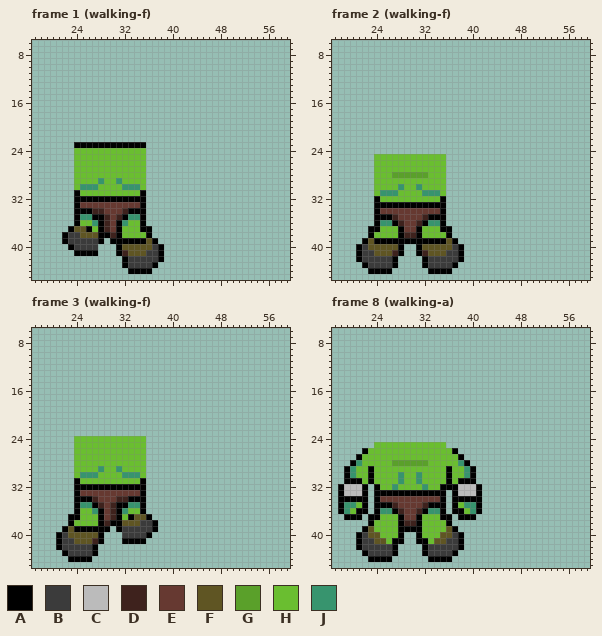
File history of a pixel-art file, art/sprites/orc.aseprite. This is how it looked before the edit.
60x66 pixels, 9 frames. Colours within 5 levels of each other are drawn and written as one. Shown: frame 1 (walking-f): x 17..59, y 6..45; frame 2 (walking-f): x 17..59, y 6..45; frame 3 (walking-f): x 17..59, y 6..45; frame 8 (walking-a): x 17..59, y 6..45. The commit also changed other frames, which this record leaves out.
Visible layers, top first: "torso", "legs".
Palette (. is transparent): A #000000  B #3b3b3b  C #bbbbbb  D #3e221d  E #663931  F #5f5523  G #5aa02a  H #6abe30  J #37946e
Pixels before, frame 1 (walking-f), first column x 22:
23 ..AAAAAAAAAAAA...
24 ..HHHHHHHHHHHH...
25 ..HHHHHHHHHHHH...
26 ..HHHHHHHHHHHH...
27 ..HHHHHHHHHHHH...
28 ..HHHHHHHHHHHH...
29 ..HHHHJHHJHHHH...
30 ..HJJJHHHHJJJH...
31 ..AHHHHHHHHHHA...
32 ..AAAAAAAAAAAA...
33 ..AEEEEEEEEEEA...
34 ..AAADDEEEDAAA...
35 ..AJJAADEDAJJA...
36 ..AHHJADEAJHHA...
37 .AFFAHADEAHHHAA..
38 ABBFFFAADAHHHHA..
39 ABBBBBA.AAAAAAFA.
40 .ABBBB...AFFFFFBA
41 ..AAAA...ADFFFBBA
42 ..........ABBBBBA
43 ..........ABBBBA.
44 ...........AAAA..
Pixels before, frame 2 (walking-f), first column x 21:
25 ...HHHHHHHHHHHH...
26 ...HHHHHHHHHHHH...
27 ...HHHHHHHHHHHH...
28 ...HHHGGGGGGHHH...
29 ...HHHHHHHHHHHH...
30 ...HHHHJHHJHHHH...
31 ...HJJJHHHHJJJH...
32 ...AHHHHHHHHHHA...
33 ...AAAAAAAAAAAA...
34 ...AEEEEEEEEEEA...
35 ...AAADEEEEDAAA...
36 ...AJJADEEDAJJA...
37 ..AAHHHAEEAHHHAA..
38 ..AHHHHADDAHHHHA..
39 .AFAAAAAAAAAAAAFA.
40 ABFFFFFA..AFFFFFBA
41 ABBFFFDA..ADFFFBBA
42 ABBBBBA....ABBBBBA
43 .ABBBBA....ABBBBA.
44 ..AAAA......AAAA..
Pixels before, frame 3 (walking-f), first column x 21:
24 ...HHHHHHHHHHHH..
25 ...HHHHHHHHHHHH..
26 ...HHHHHHHHHHHH..
27 ...HHHHHHHHHHHH..
28 ...HHHHHHHHHHHH..
29 ...HHHHJHHJHHHH..
30 ...HJJJHHHHJJJH..
31 ...AHHHHHHHHHHA..
32 ...AAAAAAAAAAAA..
33 ...AEEEEEEEEEEA..
34 ...AAADEEEDDAAA..
35 ...AJJADEDAAJJA..
36 ...AHHJAEDAJHHA..
37 ..AAHHHAEDAHAFFA.
38 ..AHHHHADAAFFFBBA
39 .AFAAAAAA.ABBBBBA
40 ABFFFFFA...BBBBA.
41 ABBFFFDA...AAAA..
42 ABBBBBA..........
43 .ABBBBA..........
44 ..AAAA...........
Pixels before, frame 8 (walking-a), first column x 18:
25 ......HHHHHHHHHHHH......
26 ....AHHHHHHHHHHHHHHA....
27 ...AHHHHHHHHHHHHHHHHA...
28 ..AJHHHHHGGGGGGHHHHHJA..
29 .AJHHAHHHHHHHHHHHHAHHJA.
30 .AJHHAHHHHJHHJHHHHAHHJA.
31 .AAAHAHHHHJHHJHHHHAHAAA.
32 ACCCA.AHHJHHHHJHHAAACCCA
33 ACCCA.AAAAAAAAAAAA.ACCCA
34 AAAAA.AEEEEEEEEEEA.AAAAA
35 AJJHA.AAADEEEEDAAA.AHJJA
36 AJHAA.AJJADEEDAJJA.AAHJA
37 .AAA.AAHHHAEEAHHHAA.AAA.
38 .....AHHHHADDAHHHHA.....
39 ....AFHHHHAAAAHHHHFA....
40 ...ABFFHHHA..AHHHFFBA...
41 ...ABBFFHAA..AAHFFBBA...
42 ...ABBBBBA....ABBBBBA...
43 ....ABBBBA....ABBBBA....
44 .....AAAA......AAAA.....
And afterwards:
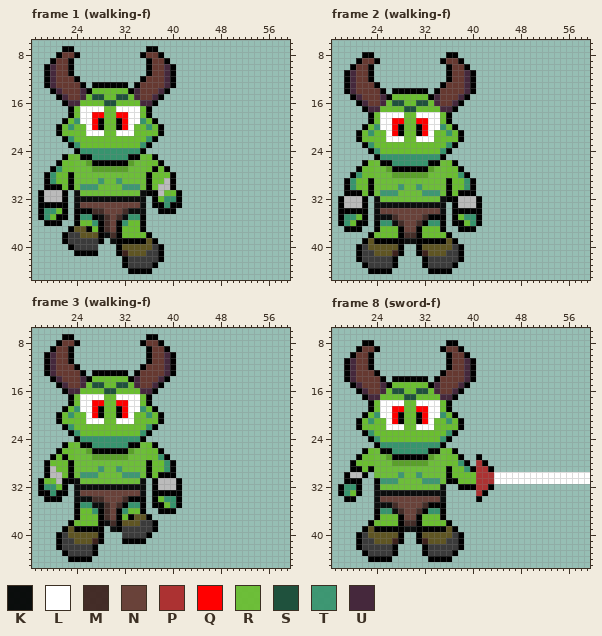
Colours new in this view: K #000000ed  L #ffffff  M #3e221ded  N #663931ed  P #ac3232  Q #ff0000  R #6abe30ed  S #1f513d  T #37946eed  U #45283c
Edits made:
layer "torso" opacity 100% -> 93%
layer "arms" now shown
layer "head" now shown
Changed rows in their new state; - is an unchanged pixel.
Frame 1 (walking-f):
first column x 18:
 7 ----AA------------AA----
 8 ---AEEA----------AEEA---
 9 --AEEA------------AEEA--
10 -AUEEA------------AEEUA-
11 -AUEEA------------AEEUA-
12 -AUEEEA----------AEEEUA-
13 -AUEEEEA-AAAAAA-AEEEEUA-
14 --AUEEEUAHHHHHHAUEEEUA--
15 ---AUEEUHSSHHSSHUEEUA---
16 ----AUUHHHHSSHHHHUUA----
17 -----AHLLLLHHLLLLHA-----
18 -----AHLLQQHHQQLLHA-----
19 ----AHJLLQAHHAQLLJHA----
20 ---AHJHHLQAHHAQLHHJHA---
21 ---AHHHHLLLHHLLLHHHHA---
22 ----AJHHHHHHHHHHHHJA----
23 -----AJHHHHHHHHHHJA-----
24 ------AJJJJJJJJJJA------
25 ----AHRAAJJJJJJAARHA----
26 ---AHHRRGAAAAAAGRRHHA---
27 --AJHHRRRGGGGGGRRRHAHA--
28 -AJHHARRRRRRRRRRRRAHHHA-
29 -AJHHARRRRTRRTRRRRAHHCA-
30 -AAAHARTTTRRRRTTTRAHCCA-
31 ACCCA-KRRRRRRRRRRKAACHHA
32 ACCCA-KKKKKKKKKKKK-AHJJA
33 AAAAA-KNNNNNNNNNNK-AAJAA
34 AJJHA----MMNNNMKKK--AAA-
35 AJHAA-----KMNMK---------
36 -AAA-------MN-----------
37 -----------MN-----.-----
38 -----------KM-----------
39 ------------K-----------
Frame 2 (walking-f):
first column x 18:
 8 ----AA------------AA----
 9 ---AEEA----------AEEA---
10 --AEEA------------AEEA--
11 -AUEEA------------AEEUA-
12 -AUEEA------------AEEUA-
13 -AUEEEA----------AEEEUA-
14 -AUEEEEA-AAAAAA-AEEEEUA-
15 --AUEEEUAHHHHHHAUEEEUA--
16 ---AUEEUHSSHHSSHUEEUA---
17 ----AUUHHHHSSHHHHUUA----
18 -----AHLLLLHHLLLLHA-----
19 -----AHLLQQHHQQLLHA-----
20 ----AHJLLQAHHAQLLJHA----
21 ---AHJHHLQAHHAQLHHJHA---
22 ---AHHHHLLLHHLLLHHHHA---
23 ----AJHHHHHHHHHHHHJA----
24 -----AJHHHHHHHHHHJA-----
25 ------AJJJJJJJJJJA------
26 ----AHRAAJJJJJJAARHA----
27 ---AHHRRGAAAAAAGRRHHA---
28 --AJHHRRR------RRRHHJA--
29 -AJHHARRRRRRRRRRRRAHHJA-
30 -AJHHARRRRTRRTRRRRAHHJA-
31 -AAAHARTTTRRRRTTTRAHAAA-
32 ACCCA-KRRRRRRRRRRKAACCCA
33 ACCCA-KKKKKKKKKKKK-ACCCA
34 AAAAA-KNNNNNNNNNNK-AAAAA
35 AJJHA-KKKMNNNNM----AHJJA
36 AJHAA----KMNNM-----AAHJA
37 -AAA-.-----NN-----.-AAA-
38 -----------MM-----------
39 -----------KK-----------
Frame 3 (walking-f):
first column x 18:
 7 ----AA------------AA----
 8 ---AEEA----------AEEA---
 9 --AEEA------------AEEA--
10 -AUEEA------------AEEUA-
11 -AUEEA------------AEEUA-
12 -AUEEEA----------AEEEUA-
13 -AUEEEEA-AAAAAA-AEEEEUA-
14 --AUEEEUAHHHHHHAUEEEUA--
15 ---AUEEUHSSHHSSHUEEUA---
16 ----AUUHHHHSSHHHHUUA----
17 -----AHLLLLHHLLLLHA-----
18 -----AHLLQQHHQQLLHA-----
19 ----AHJLLQAHHAQLLJHA----
20 ---AHJHHLQAHHAQLHHJHA---
21 ---AHHHHLLLHHLLLHHHHA---
22 ----AJHHHHHHHHHHHHJA----
23 -----AJHHHHHHHHHHJA-----
24 ------AJJJJJJJJJJA------
25 ----AHRAAJJJJJJAARHA----
26 ---AHHRRGAAAAAAGRRHHA---
27 --AHAHRRRGGGGGGRRRHHJA--
28 -AHHHARRRRRRRRRRRRAHHJA-
29 -ACHHARRRRTRRTRRRRAHHJA-
30 -ACCHARTTTRRRRTTTRAHAAA-
31 AHHCAAKRRRRRRRRRRK-ACCCA
32 AJJHA-KKKKKKKKKKKK-ACCCA
33 AAJAA-KNNNNNNNNNNK-AAAAA
34 -AAA--KKKMMNNNM----AHJJA
35 ---------KKMNM-----AAHJA
36 -----------MN-------AAA-
37 -----.-----MN-----------
38 -----------KM-----------
39 -----------.K-----------
Frame 8 (sword-f):
first column x 18:
 8 ----AA------------AA----------------------
 9 ---AEEA----------AEEA---------------------
10 --AEEA------------AEEA--------------------
11 -AUEEA------------AEEUA-------------------
12 -AUEEA------------AEEUA-------------------
13 -AUEEEA----------AEEEUA-------------------
14 -AUEEEEA-AAAAAA-AEEEEUA-------------------
15 --AUEEEUAHHHHHHAUEEEUA--------------------
16 ---AUEEUHSSHHSSHUEEUA---------------------
17 ----AUUHHHHSSHHHHUUA----------------------
18 -----AHLLLLHHLLLLHA-----------------------
19 -----AHLLQQHHQQLLHA-----------------------
20 ----AHJLLQAHHAQLLJHA----------------------
21 ---AHJHHLQAHHAQLHHJHA---------------------
22 ---AHHHHLLLHHLLLHHHHA---------------------
23 ----AJHHHHHHHHHHHHJA----------------------
24 -----AJHHHHHHHHHHJA-----------------------
25 ------AJJJJJJJJJJA------------------------
26 ------RAAJJJJJJAAR------------------------
27 ------RRGAAAAAAGRR-----A------------------
28 ---H--RRR------RRR-----PA-----------------
29 -.AA--RRRRRRRRRRRR-----PPA----------------
30 --CCA.RRRRTRRTRRRR---HHPPPLLLLLLLLLLLLLLLL
31 ----..ATTTRRRRTTTR-AHHHPPPLLLLLLLLLLLLLLLL
32 -JJA.-KRRRRRRRRRRK..AAAPPA----------------
33 -JHA.-KKKKKKKKKKKK-....PA-----------------
34 .--..-KNNNNNNNNNNK-....-------------------
35 .....-KKKMNNNNM----.....------------------
36 .....----KMNNM-----.....------------------
37 -...-.-----NN-----.-...-------------------
38 -----------MM-----------------------------
39 ------AAAA-KK-AAAA------------------------
40 -------FFF----FFF-------------------------
41 --------FD----DF--------------------------
Where, in picture pixels (left, top, right, bottom), the same in both pictures:
changed: (38, 46, 182, 244)
changed: (338, 52, 482, 244)
changed: (38, 334, 182, 532)
changed: (338, 340, 590, 544)
